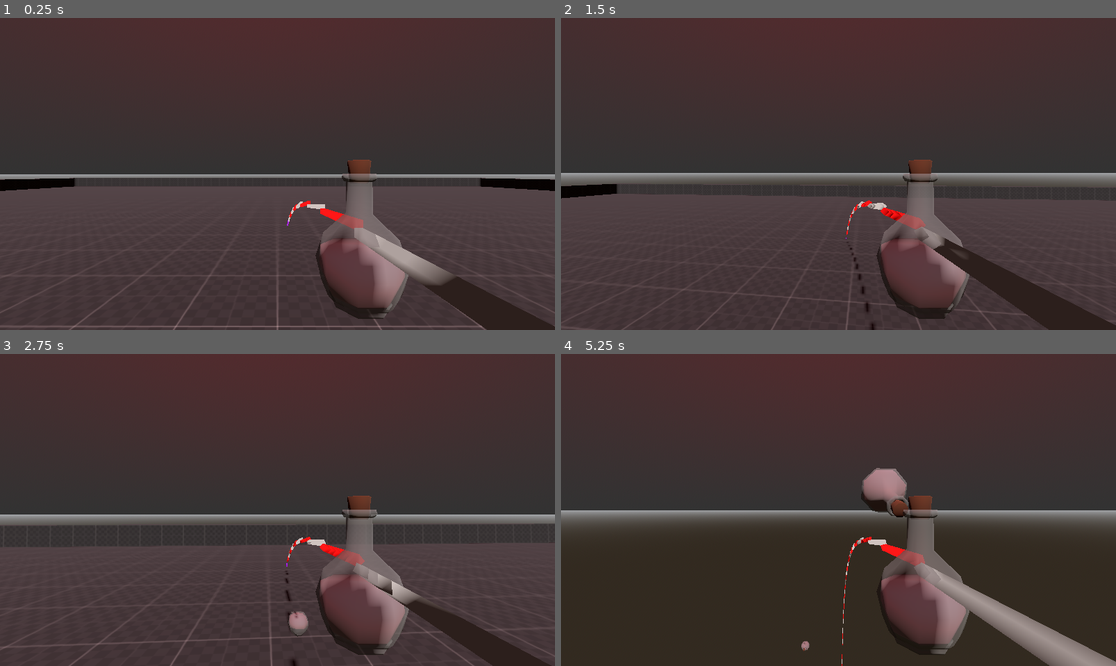
Above: before the commit, frames 1-4 (two rows, left to right).
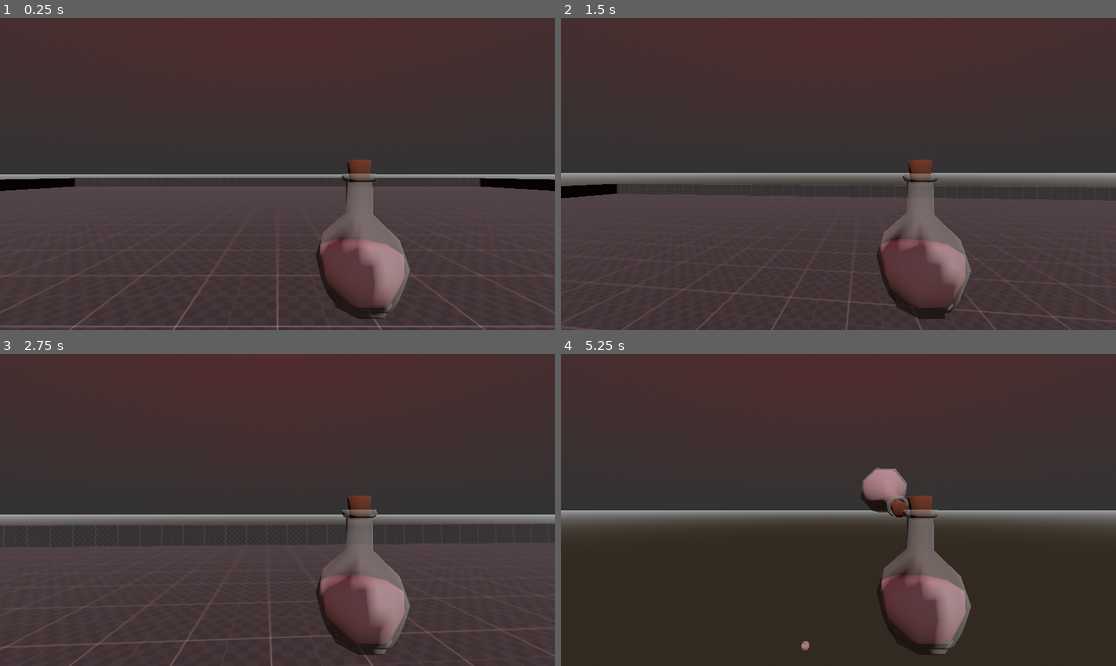
Above: after the commit, the same moments.

Repository: Molflyn/TRANSMUTE
Game: Godot game, scene res://Scenes/Main.tscn
Two runs of this game, one before a commit and one after it. Both use one fixed random seed, a clock stepped at 60 frames per second and the inputs below.
Inputs (mouse positions are in pixels of both pictures, inside the frame that each line leads up to):
- Up to frame 1 (0.25 s): no input
- Up to frame 2 (1.5 s): tap Enter at 0.5 s; move the mouse to (866, 174) at 0.52 s; hold W (move_forward) from 0.53 s (still down); click (866, 174) at 0.6 s; tap Space (jump) at 0.77 s; move the mouse to (810, 174) at 1.27 s; tap Shift (dash) at 1.35 s
- Up to frame 3 (2.75 s): keep holding W (move_forward); tap Space (jump) at 1.52 s; click (249, 510) at 1.55 s; move the mouse to (288, 503) at 2.02 s; click (288, 503) at 2.1 s
- Up to frame 4 (5.25 s): keep holding W (move_forward); move the mouse to (832, 516) at 2.77 s; click (832, 516) at 2.85 s; tap Space (jump) at 3.02, 3.77, 4.52 s; move the mouse to (877, 513) at 3.52 s; tap Shift (dash) at 3.6 s; click (877, 513) at 3.8 s; move the mouse to (794, 506) at 4.27 s; click (794, 506) at 4.35 s; move the mouse to (844, 510) at 5.02 s; click (844, 510) at 5.1 s

The runs differ from the first frame. In frame 1, 2.5% of the frame differs, in the area x 51-100%, y 58-100%; in frame 2, 2.9%; in frame 3, 2.6%; in frame 4, 3.0%, in the area x 50-100%, y 58-100%.

Commit message:
Throwing Mechanic Update
Tweaked throwing logic and added collision detection to potion

Diff:
--- a/Models/Potion.tscn
+++ b/Models/Potion.tscn
@@ -131,6 +131,8 @@
 collision_layer = 0
 collision_mask = 0
 axis_lock_linear_y = true
+max_contacts_reported = 1
+contact_monitor = true
 script = ExtResource("1_ednsy")
 
 [node name="Potion" type="Node3D" parent="."]
@@ -161,3 +163,5 @@
 [node name="CollisionShape3D" type="CollisionShape3D" parent="."]
 transform = Transform3D(0.257113, 0, 0, 0, 0.257113, 0, 0, 0, 0.257113, 0, -0.0807875, 0)
 shape = SubResource("SphereShape3D_a80k7")
+
+[connection signal="body_entered" from="." to="." method="_on_body_entered"]
--- a/Scenes/Main.tscn
+++ b/Scenes/Main.tscn
@@ -57,6 +57,7 @@
 [node name="PlayerController" type="CharacterBody3D" parent="."]
 transform = Transform3D(1, 0, 0, 0, 1, 0, 0, 0, 1, 0, 1, 0)
 script = ExtResource("1_a8qx7")
+show_trajectory = false
 
 [node name="MeshInstance3D" type="MeshInstance3D" parent="PlayerController"]
 transform = Transform3D(1, 0, 0, 0, 1, 0, 0, 0, 1, 0, 0.9, 0)
@@ -81,5 +82,9 @@
 wait_time = 0.75
 one_shot = true
 
+[node name="ThrowCooldown" type="Timer" parent="PlayerController"]
+wait_time = 0.5
+
 [connection signal="timeout" from="PlayerController/DashTimer" to="PlayerController" method="_on_dash_timer_timeout"]
 [connection signal="timeout" from="PlayerController/DashCooldown" to="PlayerController" method="_on_dash_cooldown_timeout"]
+[connection signal="timeout" from="PlayerController/ThrowCooldown" to="PlayerController" method="_on_throw_cooldown_timeout"]
--- a/Scripts/PlayerController.gd
+++ b/Scripts/PlayerController.gd
@@ -25,6 +25,7 @@
 @export_group("Throw Mechanic")
 @export var show_trajectory : bool = true
 @export var throw_strength : float = 10.0
+var can_throw : bool = true
 var potion_thrown : bool = false
 var potion = preload("res://Models/Potion.tscn")
 
@@ -38,6 +39,9 @@
 
 func _on_dash_cooldown_timeout():
 	can_dash = true
+
+func _on_throw_cooldown_timeout():
+	can_throw = true
 
 func _throw_direction() -> Vector3:
 	return -potion_marker.global_transform.basis.z
@@ -133,9 +137,11 @@
 		$DashCooldown.start()
 
 	# Throw Mechanic
-	if Input.is_action_just_pressed("throw_potion"):
+	if Input.is_action_just_pressed("throw_potion") and can_throw:
 		potion_thrown = true
 		_potion_prep()
+		can_throw = false
+		$ThrowCooldown.start()
 
 	# Draw Throw Trajectory
 	if show_trajectory:
--- a/Scripts/Potion.gd
+++ b/Scripts/Potion.gd
@@ -1 +1,4 @@
 extends RigidBody3D
+
+func _on_body_entered(_body:Node):
+	queue_free()
